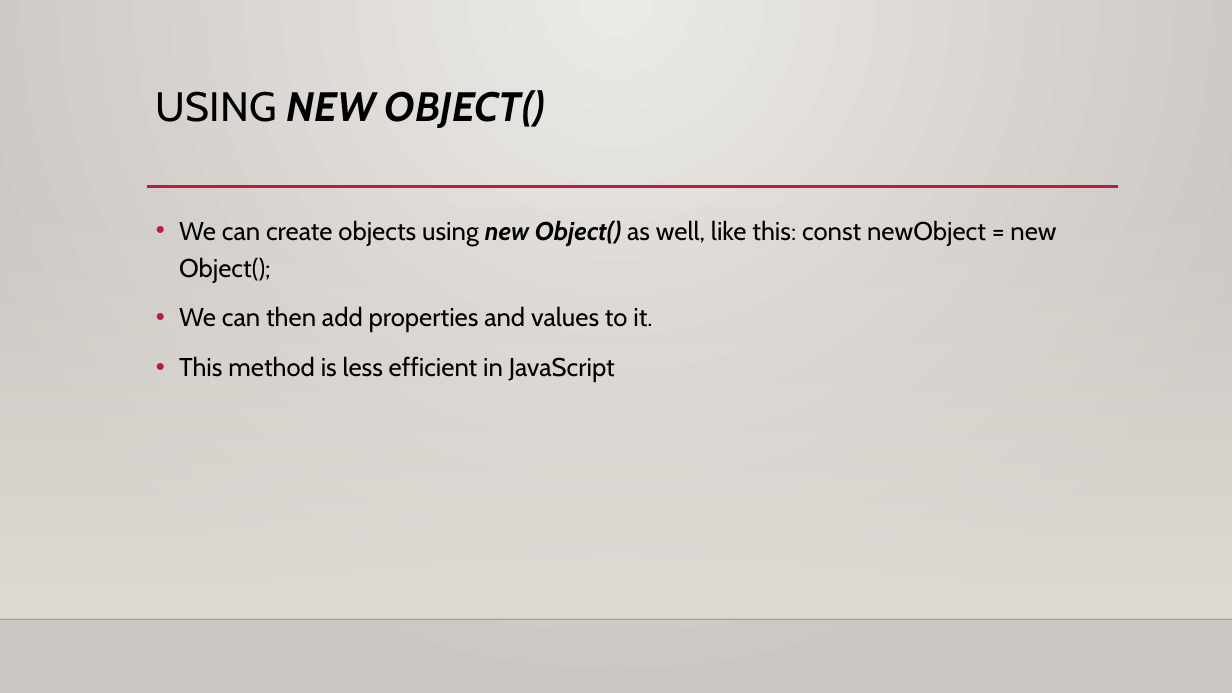
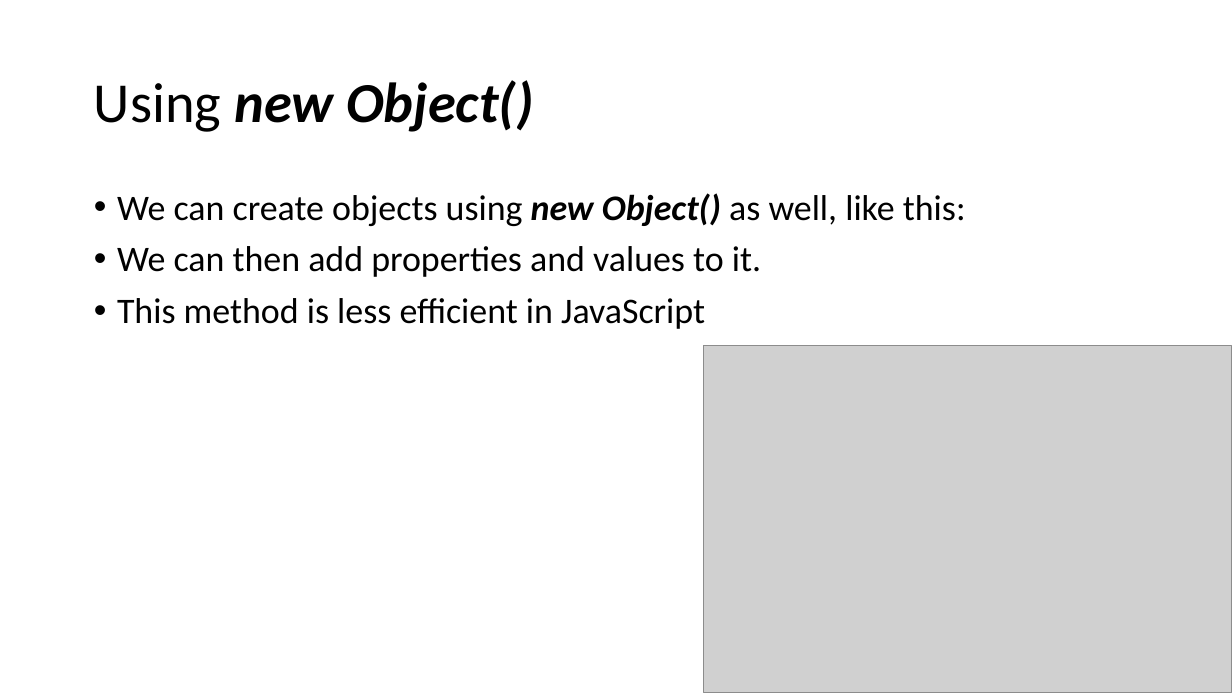
Before and after one commit to YWCANWIL-TechLab/Module11-Objects, a slide deck: slide 9 of slides/Module 11 - Objects.pptx. Drawn at 1232x693 pixels with LibreOffice and Linux fonts; fonts in the diff are those of the drawing; grey boxes stand for pictures; background and template pictures are left out. Boxes give left, top, right and bottom in pixels: in the first picture for what was removed or moved away, otherwise in the second. Text is boxed around its words. In the diff, an @@ line names an element or a change of style, - is before the commit and + after.

```diff
--- a/slides/Module 11 - Objects.pptx
+++ b/slides/Module 11 - Objects.pptx
@@ background gradient #ECEAE7 to #CAC7C1 to #FFFFFF @@
@@ title "Using new Object()" at (94,80,533,132): vertical alignment top to middle @@
@@ title at (94,80,533,132): text changed; size 32 to 44 pt; font Cabin to Calibri @@
-USING NEW OBJECT()
+Using new Object()
@@ rectangle removed at (0,204,1232,619) @@
@@ text "We can create objects using ...": place and size @@
-text "We can create objects using ..." at (179,220,1056,382)
+text "We can create objects using ..." at (117,193,966,329)
@@ text at (117,193,966,226): text changed; size 20 to 28 pt; font Cabin to Calibri @@
-• We can create objects using new Object() as well, like this: const newObject = new Object();
+• We can create objects using new Object() as well, like this:
@@ line removed from (147, 187) to (1118, 187) @@
@@ text at (117,246,761,329): size 20 to 28 pt, font Cabin to Calibri in "We can then add properties and values ...", "This method is less efficient in JavaScript"; line spacing 1.2 to 0.9 @@
@@ picture added at (704,346,1232,693) @@
@@ line removed from (0, 619) to (1232, 619) @@
```
Also in this commit, not shown: 43 other slides changed, 8 other files.
